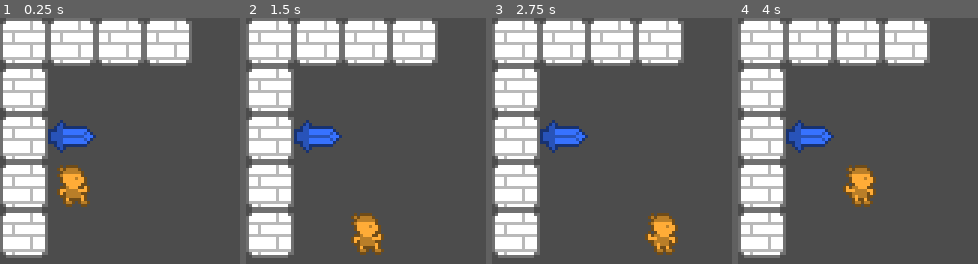
Above: before the commit, frames 1-4 (left to right).
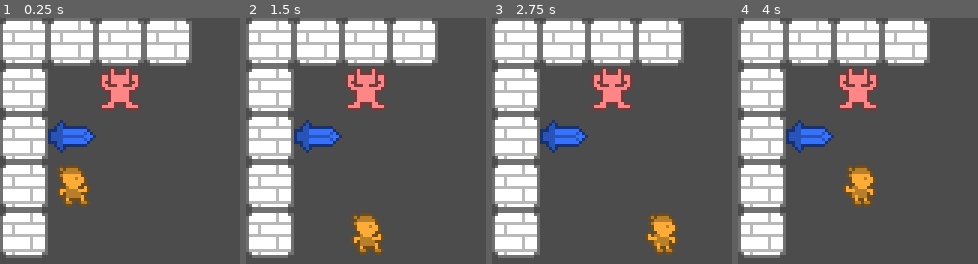
Above: after the commit, the same moments.

Repository: JUB-Yoush/yudum-1
Game: Godot game, scene res://src/Levels/Lvl0.tscn
The game is run twice, just before and just after one commit, with the same random seed, the same clock (stepped at 60 frames per second) and the same inputs.
Inputs:
- Up to frame 1 (0.25 s): no input
- Up to frame 2 (1.5 s): tap Enter at 0.5 s; hold D (right) 0.53-1.28 s; hold F (grab) 0.53-1.28 s; tap Space at 1.25 s; hold S (down) from 1.28 s (still down); tap F (grab) at 1.35 s
- Up to frame 3 (2.75 s): tap Enter at 2 s; release S (down) at 2.03 s; hold D (right) from 2.03 s (still down); hold F (grab) from 2.03 s (still down)
- Up to frame 4 (4 s): tap Space at 2.75 s; release D (right) at 2.78 s; release F (grab) at 2.78 s; hold W (up) 2.78-3.53 s; tap F (grab) at 2.85 s; tap Enter at 3.5 s; hold A (left) from 3.53 s (still down); hold F (grab) from 3.53 s (still down)

The runs differ from the first frame. In frame 1, 2.3% of the frame differs, in the area x 41-59%, y 19-38%; in frame 2, 2.3%; in frame 3, 2.3%; in frame 4, 2.3%.

Commit message:
added killing mobs, add turn system

Diff:
--- a/src/Levels/Lvl0.tscn
+++ b/src/Levels/Lvl0.tscn
@@ -1,8 +1,9 @@
-[gd_scene load_steps=7 format=2]
+[gd_scene load_steps=8 format=2]
 
 [ext_resource path="res://assets/tilesheet.png" type="Texture" id=1]
 [ext_resource path="res://src/actors/player/Player.tscn" type="PackedScene" id=2]
 [ext_resource path="res://src/actors/items/Sword.tscn" type="PackedScene" id=3]
+[ext_resource path="res://src/actors/mobs/Mob.tscn" type="PackedScene" id=4]
 [ext_resource path="res://src/Levels/Main.gd" type="Script" id=5]
 
 [sub_resource type="ConvexPolygonShape2D" id=3]
@@ -61,3 +62,6 @@
 
 [node name="Player" parent="." groups=["player"] instance=ExtResource( 2 )]
 position = Vector2( 16, 48 )
+
+[node name="Mob" parent="." instance=ExtResource( 4 )]
+position = Vector2( 32, 16 )
--- a/src/Levels/Main.gd
+++ b/src/Levels/Main.gd
@@ -1,9 +1,9 @@
 extends Node2D
 
-#onready var player = get_node("Player")
+onready var player = get_node("Player")
 func _ready() -> void:
 	pass
-	#player.connect("player_turn_ended",self,"on_player_turn_ended")
+	player.connect("turn_ended",self,"on_player_turn_ended")
 
 
 # Called every frame. 'delta' is the elapsed time since the previous frame.
@@ -12,10 +12,6 @@
 
 func on_player_turn_ended():
 
-	#loop thru every enemy
-	#have them run their action
-	#once all have run, run player.start_turn()
-
 	var mobs := get_tree().get_nodes_in_group("mobs")
 	for mob in mobs:
 		mob.act()
--- a/src/actors/generic/Actor.gd
+++ b/src/actors/generic/Actor.gd
@@ -1,8 +1,9 @@
 extends Area2D
 class_name Actor
 
-onready var sprite = $Sprite
-onready var tween = $Tween
+onready var sprite := $Sprite
+onready var tween := $Tween
+onready var animPlayer := $AnimationPlayer
 
 var tile_size:int = 16
 var speed:int = 7
@@ -47,6 +48,14 @@
 	tween.interpolate_property(self, "position",position, position + (direction * tile_size), 1.0/speed, Tween.TRANS_SINE, Tween.EASE_IN_OUT)
 	tween.start()
 
+func interact_anim(direction:Vector2) -> void:
+	tween.interpolate_property(self, "position",position, position + (direction * tile_size), 1.0/speed, Tween.TRANS_SINE, Tween.EASE_IN_OUT)
+	tween.start()
+	yield(get_tree().create_timer(speed * 0.025), "timeout")
+	tween.interpolate_property(self, "position",position, position + (-direction * tile_size), 1.0/speed, Tween.TRANS_SINE, Tween.EASE_IN_OUT)
+	tween.start()
+	yield(get_tree().create_timer(speed * 0.05), "timeout")
+
 func animate():
 	frame = wrapi(frame + 1, 0, frames)
 	sprite.frame = frame
--- a/src/actors/generic/Actor.tscn
+++ b/src/actors/generic/Actor.tscn
@@ -1,10 +1,42 @@
-[gd_scene load_steps=4 format=2]
+[gd_scene load_steps=6 format=2]
 
 [ext_resource path="res://assets/tilesheet.png" type="Texture" id=1]
 [ext_resource path="res://src/actors/generic/Actor.gd" type="Script" id=2]
 
 [sub_resource type="RectangleShape2D" id=2]
 extents = Vector2( 7, 7 )
+
+[sub_resource type="Animation" id=4]
+length = 0.001
+tracks/0/type = "value"
+tracks/0/path = NodePath("Sprite:position")
+tracks/0/interp = 1
+tracks/0/loop_wrap = true
+tracks/0/imported = false
+tracks/0/enabled = true
+tracks/0/keys = {
+"times": PoolRealArray( 0 ),
+"transitions": PoolRealArray( 1 ),
+"update": 0,
+"values": [ Vector2( 0, 0 ) ]
+}
+
+[sub_resource type="Animation" id=3]
+resource_name = "hit"
+length = 0.15
+step = 0.05
+tracks/0/type = "value"
+tracks/0/path = NodePath("Sprite:position")
+tracks/0/interp = 1
+tracks/0/loop_wrap = true
+tracks/0/imported = false
+tracks/0/enabled = true
+tracks/0/keys = {
+"times": PoolRealArray( 0, 0.05, 0.1, 0.15 ),
+"transitions": PoolRealArray( 1, 1, 1, 1 ),
+"update": 0,
+"values": [ Vector2( 1, -1 ), Vector2( -2, 1 ), Vector2( 2, 1 ), Vector2( 0, 0 ) ]
+}
 
 [node name="Actor" type="Area2D"]
 script = ExtResource( 2 )
@@ -43,3 +75,7 @@
 collide_with_areas = true
 
 [node name="Tween" type="Tween" parent="."]
+
+[node name="AnimationPlayer" type="AnimationPlayer" parent="."]
+anims/RESET = SubResource( 4 )
+anims/hit = SubResource( 3 )
--- a/src/actors/mobs/Mob.gd
+++ b/src/actors/mobs/Mob.gd
@@ -1,65 +1,29 @@
-extends Area2D
+extends Actor
 
-onready var sprite = $Sprite
-var frame:int = 0
-var frames:int = 2
+# MOB VARIABLES ---------------------------
+var max_hp := 6
+var hp := max_hp
 
-var max_ap:int = 1
-var ap:int =  max_ap
-
-var max_recovery:int = 3
-var recovery:int = 3
-
-enum States{
-	WAITING,
-	ACTING
-}
-var _state = States.WAITING
-
-var max_hp:int = 6
-var hp:int = max_hp
+var max_ap := 1
+var ap = 1
 
 func change_hp(hp_diff):
 	hp = max(0, hp + hp_diff)
 	if hp == 0:
-		#make a real death function later
 		die()
 
+
 func _ready() -> void:
-	pass
-#	get_parent().get_node("Player").connect("player_moved",self,"on_player_moved")
-
-
-#func on_player_moved():
-#	match _state:
-#		States.WAITING:
-#			recovery -= 1
-#			if recovery == 0:
-#				ap = max_ap
-#				_state = States.ACTING
-#
-#		States.ACTING:
-#			act()
-#			ap -= 1
-#			if ap == 0:
-#				recovery = max_recovery
-#				_state = States.WAITING
-
+	frames = 2
 
 
 func act():
-	var tile = check_tile()
-	animate()
-
-func check_tile():
-	#idle state: moves randomly, shoot a bunch of rays that checks if the player is found
-	#if the mob find the player, go into the seek state, and try to follow the player's path.
-	# seek state:
 	pass
 
-func animate():
-	frame = wrapi(frame + 1, 0, frames)
-	sprite.frame = frame
+func take_damage(damage:int):
+	animPlayer.play('hit')
+	change_hp(-damage)
+
 
 func die():
 	queue_free()
--- a/src/actors/mobs/Mob.tscn
+++ b/src/actors/mobs/Mob.tscn
@@ -1,25 +1,15 @@
-[gd_scene load_steps=4 format=2]
+[gd_scene load_steps=3 format=2]
 
-[ext_resource path="res://assets/tilesheet.png" type="Texture" id=1]
+[ext_resource path="res://src/actors/generic/Actor.tscn" type="PackedScene" id=1]
 [ext_resource path="res://src/actors/mobs/Mob.gd" type="Script" id=2]
 
-[sub_resource type="RectangleShape2D" id=1]
-extents = Vector2( 8, 8 )
-
-[node name="Enemy" type="Area2D" groups=["mobs"]]
+[node name="Mob" groups=["mobs"] instance=ExtResource( 1 )]
 script = ExtResource( 2 )
 
-[node name="Sprite" type="Sprite" parent="."]
-texture = ExtResource( 1 )
-centered = false
+[node name="Sprite" parent="." index="0"]
+modulate = Color( 1, 0.529412, 0.529412, 1 )
 hframes = 2
-region_enabled = true
 region_rect = Rect2( 0, 16, 32, 16 )
 
-[node name="CollisionShape2D" type="CollisionShape2D" parent="."]
-position = Vector2( 8, 8 )
-shape = SubResource( 1 )
-
-[node name="RayCast2D" type="RayCast2D" parent="."]
-position = Vector2( 8, 8 )
-cast_to = Vector2( 0, 16 )
+[node name="CollisionShape2D" parent="." index="1"]
+visible = false
--- /dev/null
+++ b/src/actors/mobs/oldMob.gd
@@ -0,0 +1,65 @@
+extends Area2D
+
+onready var sprite = $Sprite
+var frame:int = 0
+var frames:int = 2
+
+var max_ap:int = 1
+var ap:int =  max_ap
+
+var max_recovery:int = 3
+var recovery:int = 3
+
+enum States{
+	WAITING,
+	ACTING
+}
+var _state = States.WAITING
+
+var max_hp:int = 6
+var hp:int = max_hp
+
+func change_hp(hp_diff):
+	hp = max(0, hp + hp_diff)
+	if hp == 0:
+		#make a real death function later
+		die()
+
+func _ready() -> void:
+	pass
+#	get_parent().get_node("Player").connect("player_moved",self,"on_player_moved")
+
+
+#func on_player_moved():
+#	match _state:
+#		States.WAITING:
+#			recovery -= 1
+#			if recovery == 0:
+#				ap = max_ap
+#				_state = States.ACTING
+#
+#		States.ACTING:
+#			act()
+#			ap -= 1
+#			if ap == 0:
+#				recovery = max_recovery
+#				_state = States.WAITING
+
+
+
+func act():
+	var tile = check_tile()
+	animate()
+
+func check_tile():
+	#idle state: moves randomly, shoot a bunch of rays that checks if the player is found
+	#if the mob find the player, go into the seek state, and try to follow the player's path.
+	# seek state:
+	pass
+
+func animate():
+	frame = wrapi(frame + 1, 0, frames)
+	sprite.frame = frame
+
+func die():
+	queue_free()
--- /dev/null
+++ b/src/actors/mobs/oldMob.tscn
@@ -0,0 +1,26 @@
+[gd_scene load_steps=4 format=2]
+
+[ext_resource path="res://assets/tilesheet.png" type="Texture" id=1]
+[ext_resource path="res://src/actors/mobs/oldMob.gd" type="Script" id=2]
+
+
+[sub_resource type="RectangleShape2D" id=1]
+extents = Vector2( 8, 8 )
+
+[node name="Enemy" type="Area2D" groups=["mobs"]]
+script = ExtResource( 2 )
+
+[node name="Sprite" type="Sprite" parent="."]
+texture = ExtResource( 1 )
+centered = false
+hframes = 2
+region_enabled = true
+region_rect = Rect2( 0, 16, 32, 16 )
+
+[node name="CollisionShape2D" type="CollisionShape2D" parent="."]
+position = Vector2( 8, 8 )
+shape = SubResource( 1 )
+
+[node name="RayCast2D" type="RayCast2D" parent="."]
+position = Vector2( 8, 8 )
+cast_to = Vector2( 0, 16 )
--- a/src/actors/player/Player.gd
+++ b/src/actors/player/Player.gd
@@ -9,22 +9,18 @@
 
 var currentItem:Actor
 
-#var item_ray_scan_results:Dictionary = {
-#	Vector2.RIGHT:null,
-#	Vector2.LEFT:null,
-#	Vector2.UP:null,
-#	Vector2.DOWN:null
-#}
-
+signal turn_ended
 #ANIMATION ---------------------
 
 
 enum States{
-	NO_ITEM
-	WITH_ITEM
+	NO_ITEM,
+	WITH_ITEM,
+	NOT_TURN
 }
 
 var _state:int = States.NO_ITEM
+var last_state:int = _state
 
 func _ready() -> void:
 	frames = 2
@@ -88,13 +84,14 @@
 				elif item_direction_tile.is_in_group("walls") or item_direction_tile.is_in_group("items"):
 					drop_item()
 					move(direction)
-				elif item_direction_tile.is_in_group("mob"):
+				elif item_direction_tile.is_in_group("mobs"):
 					attack_mob(item_direction_tile,currentItem)
 
 
 
 			#moving in dir of item
 			if direction_ray_tile == currentItem:
+				print('facing item')
 				#empty in front of item
 				if item_direction_tile == null:
 					move(direction)
@@ -103,8 +100,9 @@
 					attack_mob(item_direction_tile,currentItem)
 
 			if  item_direction_tile != null and item_direction_tile.is_in_group("player"):
-				move(direction)
-				currentItem.move(direction)
+				if direction_ray_tile == null:
+					move(direction)
+					currentItem.move(direction)
 
 
 func move(direction:Vector2):
@@ -122,6 +120,16 @@
 	ap += ap_diff
 	if ap <= 0:
 		pass
+
+func change_hp(hp_diff:int):
+	hp = max(0,hp + hp_diff)
+	if hp == 0:
+		die()
+	pass
+
+func take_damage(damage:int):
+	animPlayer.play('hit')
+	change_hp(-damage)
 
 func pressed_grab():
 	match _state:
@@ -146,5 +154,20 @@
 	currentItem = null
 
 func attack_mob(mob:Actor,currentItem:Actor):
+	print("attack mob")
+	interact_anim(direction)
+	currentItem.interact_anim(direction)
 	mob.take_damage(currentItem.attack)
 	pass
+
+func die():
+	pass
+
+func start_turn():
+	_state = last_state
+	ap += max_ap
+
+func end_turn():
+	last_state = _state
+	_state = States.NOT_TURN
+	emit_signal("turn_ended")
